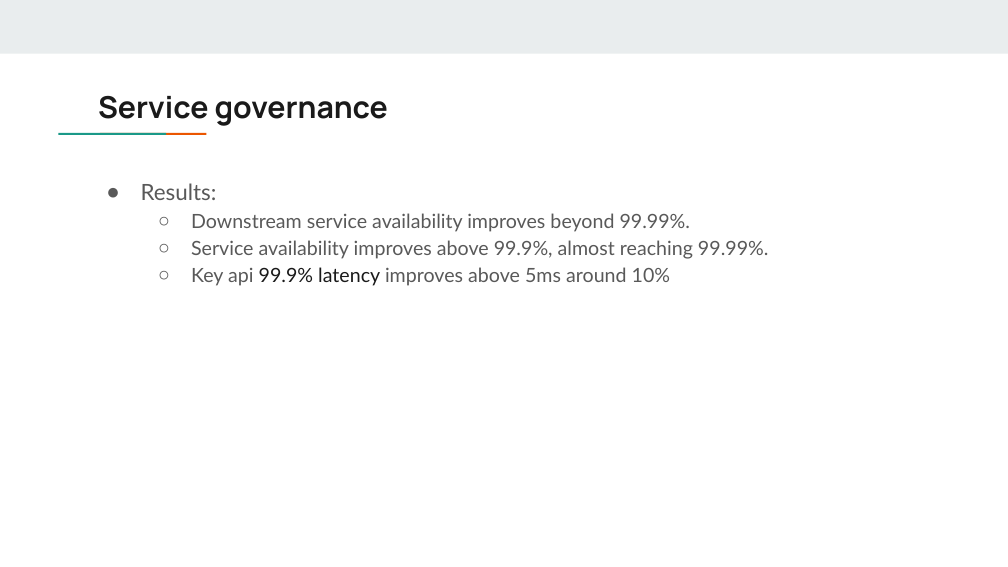
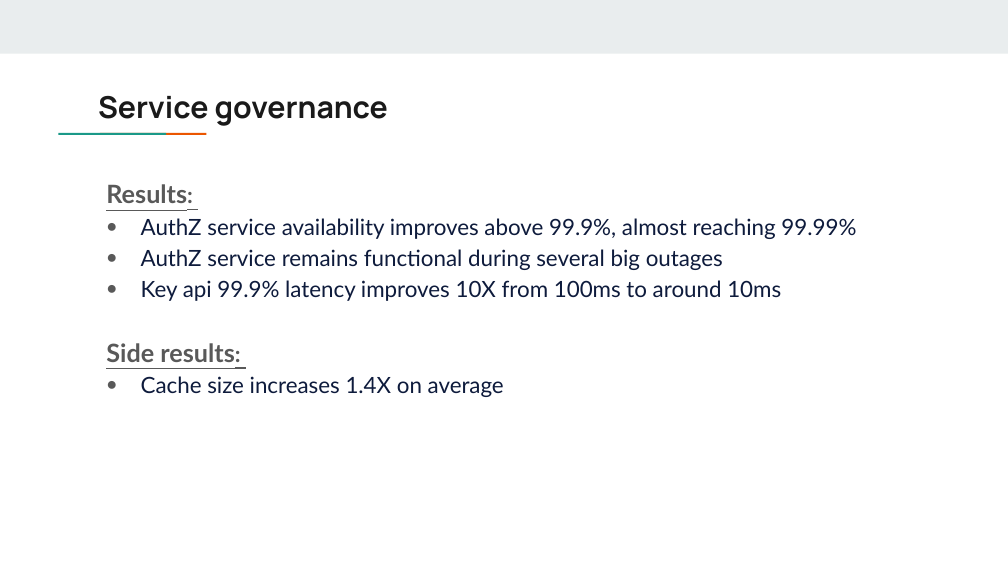
Before and after one commit to DreamOfTheRedChamber/my-resume, a slide deck: slide 20 of ExperiencesTalks/AuthzServiceMigration.pptx (slide 19 before the commit). Drawn at 1008x567 pixels with LibreOffice and Linux fonts; fonts in the diff are those of the drawing. Boxes give left, top, right and bottom in pixels: in the first picture for what was removed or moved away, otherwise in the second. Text is boxed around its words. In the diff, an @@ line names an element or a change of style, - is before the commit and + after.

```diff
--- a/ExperiencesTalks/AuthzServiceMigration.pptx
+++ b/ExperiencesTalks/AuthzServiceMigration.pptx
@@ text at [106,184,187,203]: size 16 to 18 pt, bold on, underline on in "Results:"; bullet ● to none @@
@@ text at [106,218,856,397]: text changed; size 14 to 16 pt; text colour #595959 to #0E1B3C @@
-  ○ Downstream service availability improves beyond 99.99%.
-  ○ Service availability improves above 99.9%, almost reaching 99.99%.
-  ○ Key api 99.9% latency improves above 5ms around 10%
+● AuthZ service availability improves above 99.9%, almost reaching 99.99%
+● AuthZ service remains functional during several big outages
+● Key api 99.9% latency improves 10X from 100ms to around 10ms
+Side results:
+● Cache size increases 1.4X on average
```
Also in this commit, not shown: 10 other slides changed, 10 slides added, 9 slides removed.
